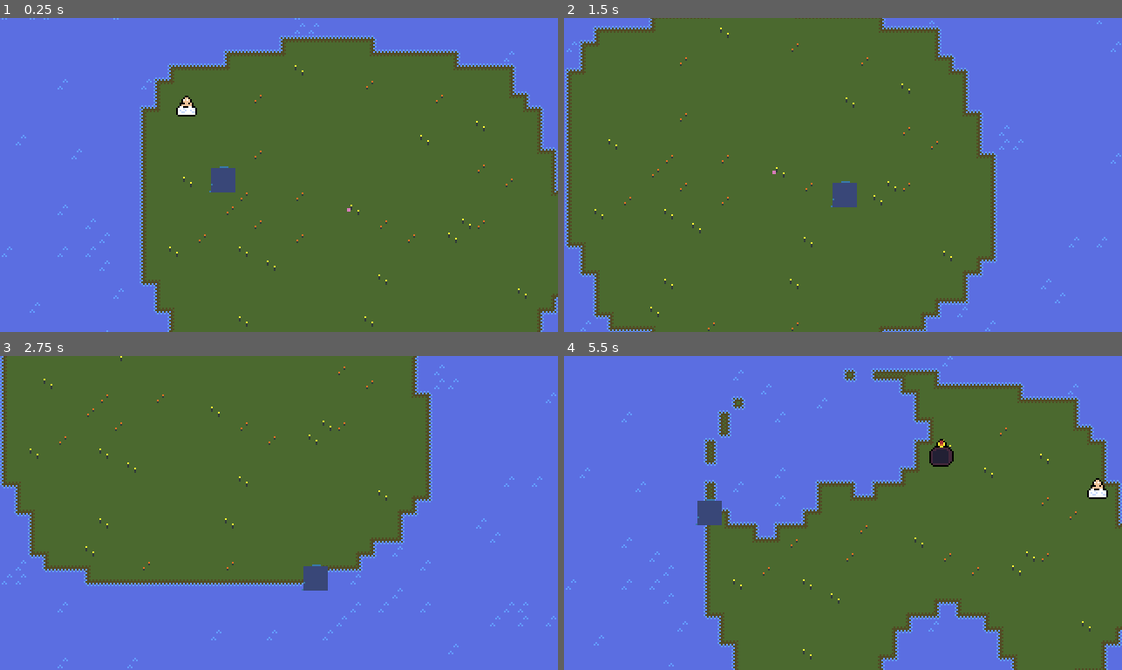
Above: before the commit, frames 1-4 (two rows, left to right).
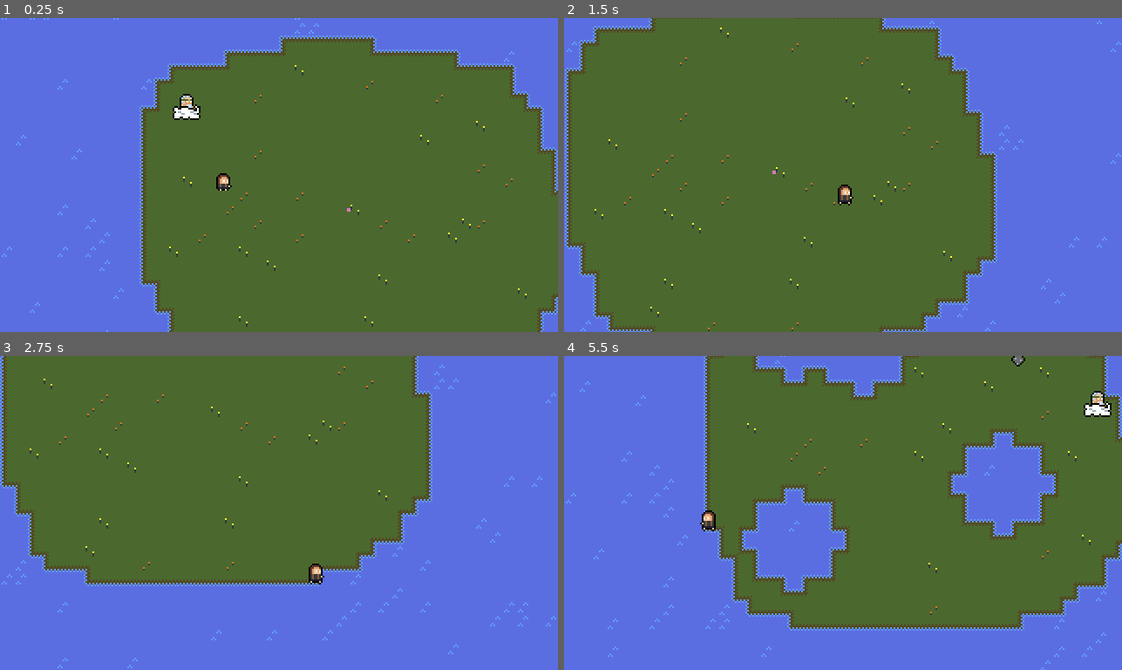
Above: after the commit, the same moments.

Repository: robbertstevens/ld-50
Game: Godot game, scene res://Game.tscn
Two runs of this game, one before a commit and one after it. Both use one fixed random seed, a clock stepped at 60 frames per second and the inputs below.
Inputs (mouse positions are in pixels of both pictures, inside the frame that each line leads up to):
- Up to frame 1 (0.25 s): no input
- Up to frame 2 (1.5 s): move the mouse to (965, 159) at 0.52 s; hold Right (ui_right) 0.53-1.28 s; click (965, 159) at 0.77 s; move the mouse to (731, 190) at 1.27 s; hold Down (ui_down) from 1.28 s (still down)
- Up to frame 3 (2.75 s): click (167, 528) at 1.52 s; move the mouse to (334, 443) at 2.02 s; release Down (ui_down) at 2.03 s; hold Right (ui_right) from 2.03 s (still down)
- Up to frame 4 (5.5 s): move the mouse to (815, 575) at 2.77 s; release Right (ui_right) at 2.78 s; hold Up (ui_up) 2.78-3.53 s; click (815, 575) at 3.02 s; move the mouse to (1010, 560) at 3.52 s; hold Left (ui_left) 3.53-5.03 s; click (1010, 560) at 3.77 s; move the mouse to (675, 465) at 4.27 s; click (675, 465) at 4.52 s; move the mouse to (870, 513) at 5.02 s; hold Down (ui_down) from 5.03 s (still down)

The runs differ from the first frame. In frame 1, 0.6% of the frame differs, in the area x 30-43%, y 24-56%; in frame 2, 0.4%; in frame 3, 0.4%; in frame 4, 44%, in the area x 0-100%, y 0-100%.

Commit message:
feat: created better graphics

Diff:
--- a/Crosshair/Crosshair.tscn
+++ b/Crosshair/Crosshair.tscn
@@ -1,6 +1,23 @@
-[gd_scene load_steps=2 format=2]
+[gd_scene load_steps=5 format=2]
 
 [ext_resource path="res://Assets/crosshair.png" type="Texture" id=1]
 
-[node name="Crosshair" type="Sprite"]
-texture = ExtResource( 1 )
+[sub_resource type="AtlasTexture" id=1]
+atlas = ExtResource( 1 )
+region = Rect2( 0, 0, 8, 8 )
+
+[sub_resource type="AtlasTexture" id=2]
+atlas = ExtResource( 1 )
+region = Rect2( 8, 0, 8, 8 )
+
+[sub_resource type="SpriteFrames" id=3]
+animations = [ {
+"frames": [ SubResource( 1 ), SubResource( 2 ) ],
+"loop": true,
+"name": "default",
+"speed": 5.0
+} ]
+
+[node name="Crosshair" type="AnimatedSprite"]
+frames = SubResource( 3 )
+playing = true
--- a/Game.gd
+++ b/Game.gd
@@ -20,7 +20,7 @@
 var tile_size = 8
 var center: Vector2
 
-export (float) var radius = 4
+export (float) var radius = 3
 
 func _ready() -> void:
     rng.randomize()
@@ -98,12 +98,14 @@
 
     return bomb_instance
 
+
 func inside_circle(center: Vector2, tile: Vector2, radius: float) -> bool:
     var dx = center.x - tile.x;
     var dy = center.y - tile.y;
     var distance = sqrt(dx*dx + dy*dy);
 
     return distance <= radius;
+
 
 func rotate_around_point(pos: Vector2, center: Vector2, angle: float) -> Vector2:
     var r = angle * (PI / 180)
@@ -113,7 +115,11 @@
 
     return Vector2(x, y)
 
+
 func _on_Player_land_build(position) -> void:
+    # TODO: Should make the building more predictable
+
+    var player_tile = land.world_to_map(player.global_position)
     var tile = land.world_to_map(position)
     var cell = land.get_cellv(tile)
 
--- a/Player/Player.gd
+++ b/Player/Player.gd
@@ -10,6 +10,7 @@
 onready var state_manager = $StateManager
 onready var crosshair = $Crosshair
 onready var drowning_timer = $DrowningTimer
+onready var animation_manager = $AnimatedSprite
 
 enum States {
     Idle,
@@ -27,6 +28,8 @@
 
 var velocity: Vector2 = Vector2.ZERO
 var direction: Vector2 = Vector2.ZERO
+var crosshair_origin: Vector2
+
 
 func _ready() -> void:
     var state_fn = {
@@ -43,6 +46,7 @@
     }
 
     state_manager.init(States, state_fn, States.Idle)
+    crosshair_origin = crosshair.position
     crosshair.hide()
 
 
@@ -51,16 +55,21 @@
 
     var collisions = move_and_collide(Vector2.LEFT, true, true, true)
 
-    if collisions and is_alive():
+    if collisions and collisions.collider.name == "Water" and is_alive():
         state_manager.change_state(States.Drowning)
 
 
 func _idle_state(_delta: float) -> int:
+    animation_manager.play("idle")
     return States.Idle
 
 
 func _walking_state(_delta: float) -> int:
     direction = get_direction()
+
+    animation_manager.play("walking")
+    if direction.x > 0: animation_manager.flip_h = false
+    if direction.x < 0: animation_manager.flip_h = true
 
     if direction.length() <= 0:
         return state_manager.change_state(States.Idle)
@@ -100,11 +109,12 @@
 
 func _prepare_building_state(delta: float) -> int:
     var dir = get_direction()
-    var aimed_at = global_position + (dir.normalized() * 8)
+
+    var aimed_at = crosshair_origin + (dir.normalized() * 8)
 
     crosshair.show()
 
-    crosshair.global_position = aimed_at
+    crosshair.position = aimed_at
 
     return States.PrepareBuilding
 
@@ -121,10 +131,13 @@
     if drowning_timer.is_stopped():
         drowning_timer.start()
 
+    animation_manager.play("drowning")
+
     return States.Drowning
 
 func _died_state(delta: float) -> int:
     emit_signal('died')
+    animation_manager.play("dead")
     return States.Dead
 
 func _dead_state(delta: float) -> int:
--- a/Player/Player.tscn
+++ b/Player/Player.tscn
@@ -6,25 +6,77 @@
 [ext_resource path="res://Shared/HitBox.tscn" type="PackedScene" id=4]
 [ext_resource path="res://Crosshair/Crosshair.tscn" type="PackedScene" id=5]
 
+[sub_resource type="AtlasTexture" id=4]
+atlas = ExtResource( 3 )
+region = Rect2( 24, 0, 12, 12 )
+
+[sub_resource type="AtlasTexture" id=5]
+atlas = ExtResource( 3 )
+region = Rect2( 36, 0, 12, 12 )
+
+[sub_resource type="AtlasTexture" id=6]
+atlas = ExtResource( 3 )
+region = Rect2( 0, 0, 12, 12 )
+
+[sub_resource type="AtlasTexture" id=7]
+atlas = ExtResource( 3 )
+region = Rect2( 12, 0, 12, 12 )
+
+[sub_resource type="AtlasTexture" id=8]
+atlas = ExtResource( 3 )
+region = Rect2( 48, 0, 12, 12 )
+
+[sub_resource type="AtlasTexture" id=9]
+atlas = ExtResource( 3 )
+region = Rect2( 60, 0, 12, 12 )
+
+[sub_resource type="AtlasTexture" id=10]
+atlas = ExtResource( 3 )
+region = Rect2( 72, 0, 12, 12 )
+
+[sub_resource type="SpriteFrames" id=3]
+animations = [ {
+"frames": [ SubResource( 4 ), SubResource( 5 ) ],
+"loop": true,
+"name": "idle",
+"speed": 5.0
+}, {
+"frames": [ SubResource( 6 ), SubResource( 7 ) ],
+"loop": true,
+"name": "walking",
+"speed": 5.0
+}, {
+"frames": [ SubResource( 8 ), SubResource( 9 ) ],
+"loop": true,
+"name": "drowning",
+"speed": 5.0
+}, {
+"frames": [ SubResource( 10 ) ],
+"loop": true,
+"name": "dead",
+"speed": 5.0
+} ]
+
 [sub_resource type="CircleShape2D" id=1]
 radius = 2.0
 
-[sub_resource type="RectangleShape2D" id=2]
-extents = Vector2( 5.5, 5.5 )
+[sub_resource type="CircleShape2D" id=11]
+radius = 1.0
 
 [node name="Player" type="KinematicBody2D"]
 collision_layer = 2
-collision_mask = 0
 script = ExtResource( 2 )
 speed = 150
 
-[node name="Sprite" type="Sprite" parent="."]
-texture = ExtResource( 3 )
+[node name="AnimatedSprite" type="AnimatedSprite" parent="."]
+frames = SubResource( 3 )
+animation = "idle"
 
 [node name="StateManager" parent="." instance=ExtResource( 1 )]
 
 [node name="CollisionShape2D" type="CollisionShape2D" parent="."]
 self_modulate = Color( 1, 1, 1, 0.235294 )
+position = Vector2( 0, 4 )
 shape = SubResource( 1 )
 
 [node name="HitBox" parent="." instance=ExtResource( 4 )]
@@ -32,9 +84,12 @@
 collision_mask = 8
 
 [node name="CollisionShape2D" type="CollisionShape2D" parent="HitBox"]
-shape = SubResource( 2 )
+position = Vector2( 0, 4 )
+shape = SubResource( 11 )
 
 [node name="Crosshair" parent="." instance=ExtResource( 5 )]
+position = Vector2( 0, 2 )
+frame = 1
 
 [node name="DrowningTimer" type="Timer" parent="."]
 one_shot = true
--- a/Zeus/Zeus.tscn
+++ b/Zeus/Zeus.tscn
@@ -4,11 +4,11 @@
 
 [sub_resource type="AtlasTexture" id=2]
 atlas = ExtResource( 1 )
-region = Rect2( 0, 0, 12, 12 )
+region = Rect2( 0, 0, 16, 16 )
 
 [sub_resource type="AtlasTexture" id=3]
 atlas = ExtResource( 1 )
-region = Rect2( 12, 0, 12, 12 )
+region = Rect2( 16, 0, 16, 16 )
 
 [sub_resource type="SpriteFrames" id=1]
 animations = [ {
@@ -22,4 +22,5 @@
 
 [node name="AnimatedSprite" type="AnimatedSprite" parent="."]
 frames = SubResource( 1 )
+frame = 1
 playing = true
Binary file changed: Assets/bomb.aseprite
Binary file changed: Assets/bomb.png
Binary file changed: Assets/crosshair.aseprite
Binary file changed: Assets/crosshair.png
Binary file changed: Assets/player.aseprite
Binary file changed: Assets/player.png
Binary file changed: Assets/zeus.aseprite
Binary file changed: Assets/zeus.png
Not shown: 1 places in Player/Player.tscn that only renumber resources
